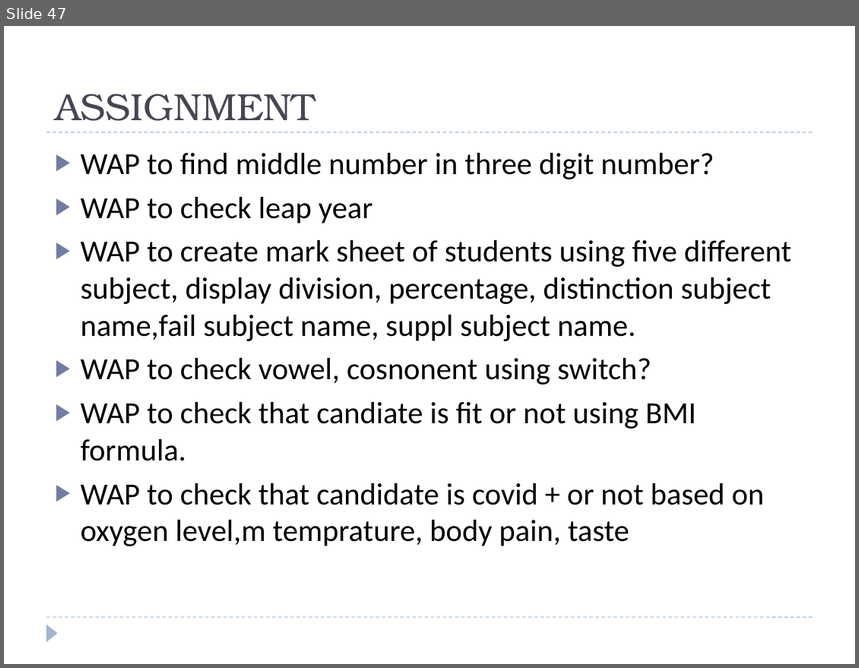
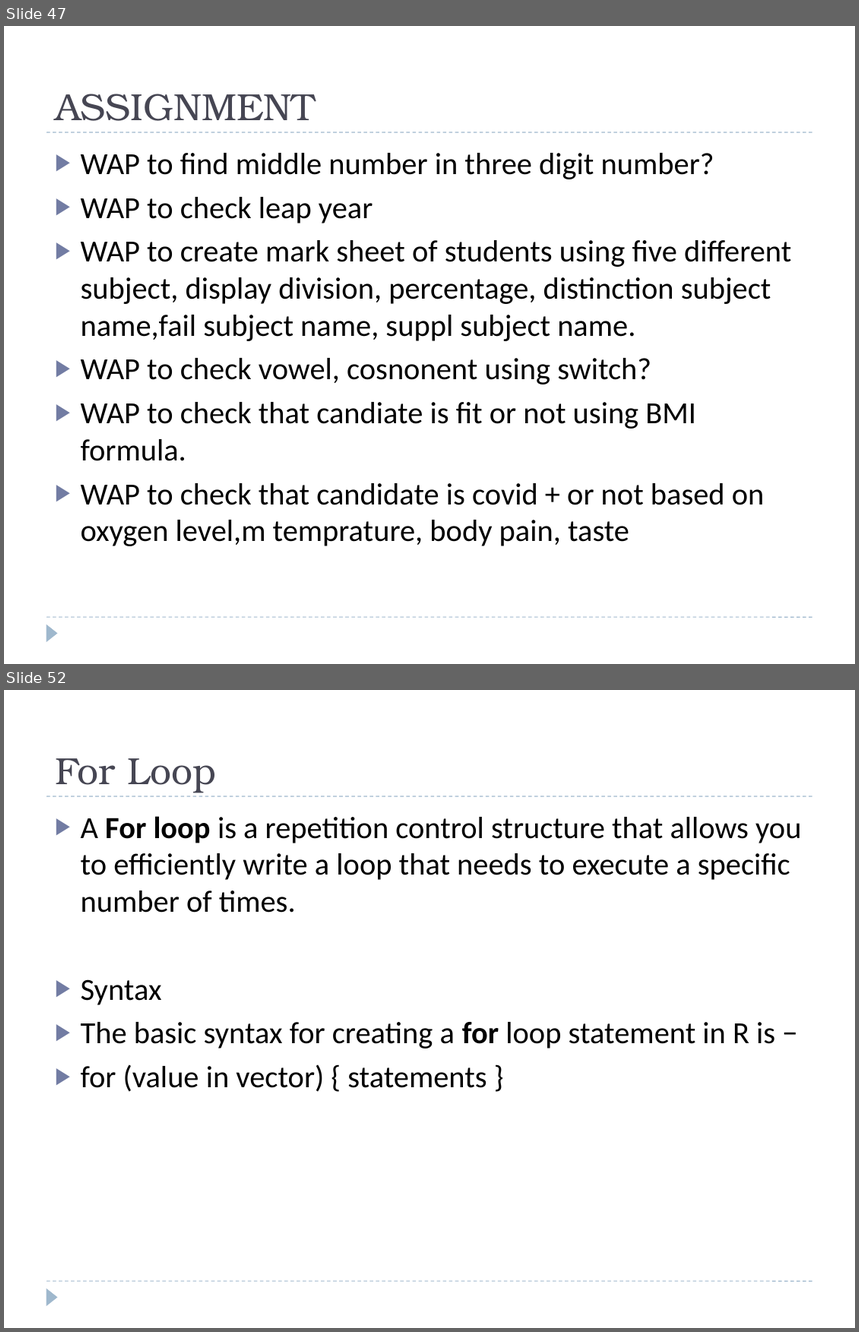
Before and after one commit to shivaconceptsolution/R, a slide deck: R Introduction.pptx. Shown one above the other, each under a label of ours: slide 47 before the commit, slides 47 and 52 after it; the slides between them are not shown. The pictures are 859x668 and 859x1332 pixels, drawn with LibreOffice and Linux fonts; fonts in the diff are those of the drawing. Boxes give left, top, right and bottom in pixels: in the first picture for what was removed or moved away, otherwise in the second. Text is boxed around its words. In the diff, an @@ line names an element or a change of style, - is before the commit and + after.

```diff
--- a/R Introduction.pptx
+++ b/R Introduction.pptx
@@ slide 52 added at (4,690,855,1328), background #FFFFFF; not listed: 3 template elements that a slide beside it also shows @@
@@ title added at (55,758,216,793), 32 pt, text #464653 @@
+For Loop
@@ text added at (81,816,801,1092), 26 pt, text #000000 @@
+▶ A For loop is a repetition control structure that allows you to efficiently write a loop that needs to execute a specific number of times.
+▶ Syntax
+▶ The basic syntax for creating a for loop statement in R is −
+▶ for (value in vector) { statements }
```
Also in this commit, not shown: 11 other slides added.
